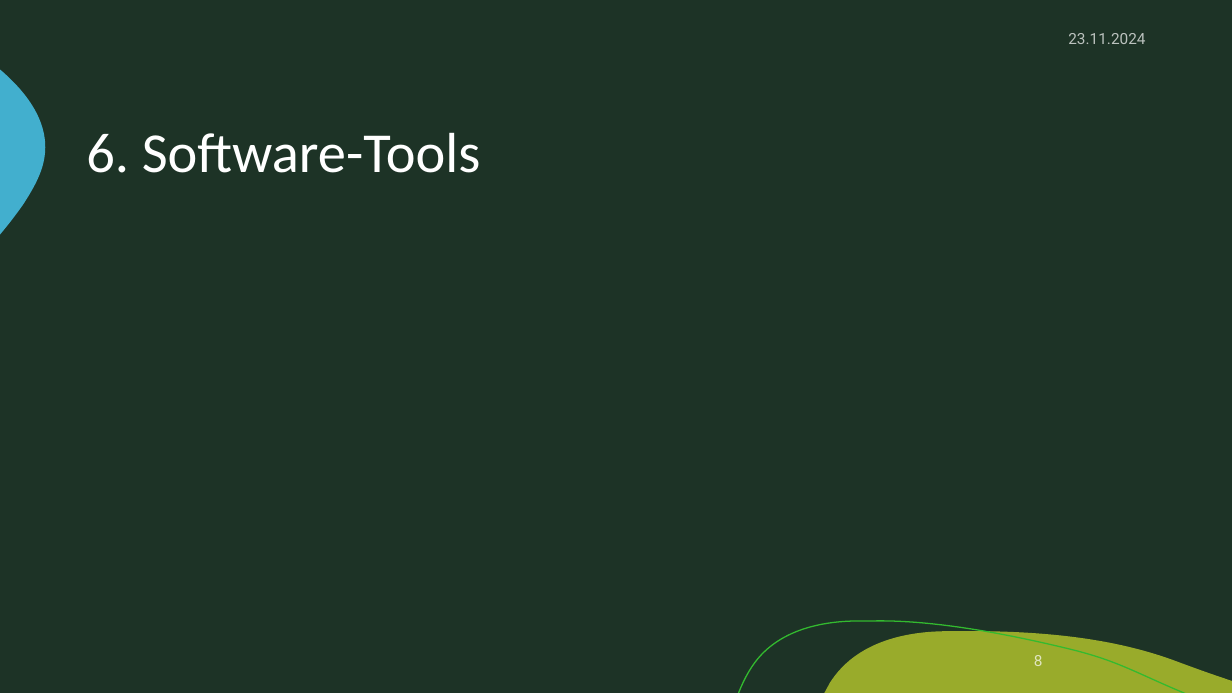
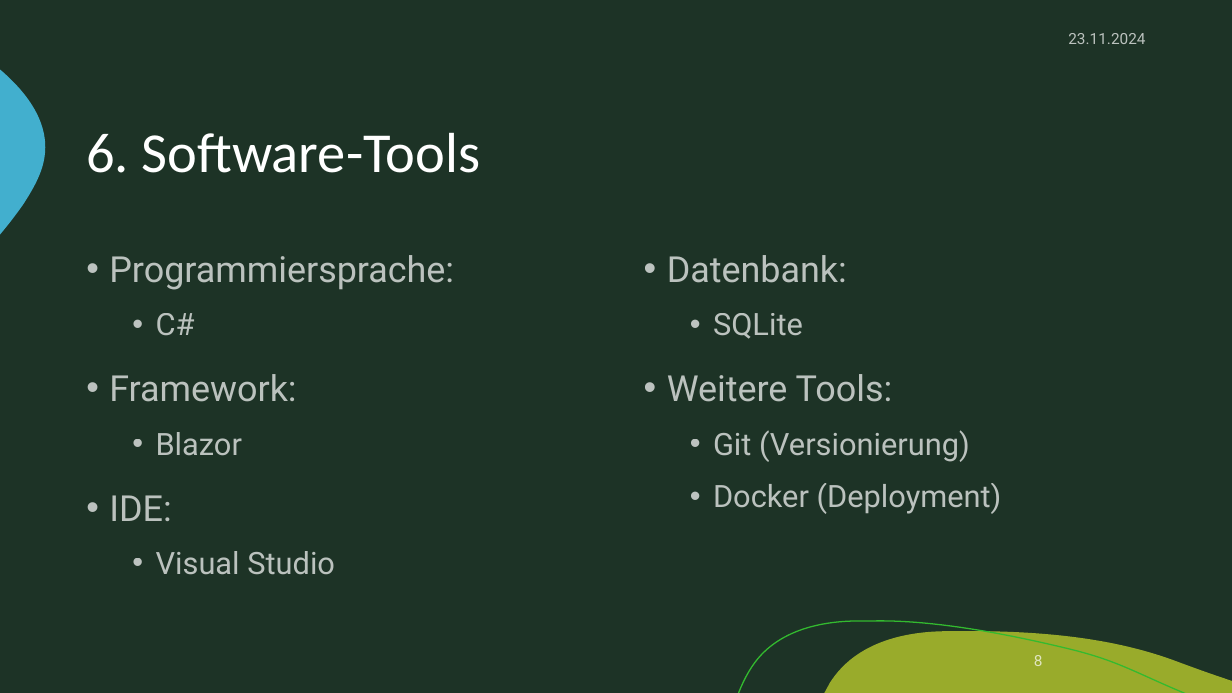
Before and after one commit to zIExpantion/ZumGelbenBach, a slide deck: slide 8 of Dokumente/Sprint-Backlog/Sprint-Backlog1.pptx. Drawn at 1232x693 pixels with LibreOffice and Linux fonts; fonts in the diff are those of the drawing; background and template pictures are left out. Boxes give left, top, right and bottom in pixels: in the first picture for what was removed or moved away, otherwise in the second. Text is boxed around its words. In the diff, an @@ line names an element or a change of style, - is before the commit and + after.

```diff
--- a/Dokumente/Sprint-Backlog/Sprint-Backlog1.pptx
+++ b/Dokumente/Sprint-Backlog/Sprint-Backlog1.pptx
@@ text added at bbox=[109, 255, 454, 575], 28 pt, text #FFFFFF at 70% opacity @@
+• Programmiersprache:
+  • C#
+• Framework:
+  • Blazor
+• IDE:
+  • Visual Studio
@@ text added at bbox=[667, 255, 1002, 514], 24 pt, text #FFFFFF at 70% opacity @@
+• Datenbank:
+  • SQLite
+• Weitere Tools:
+  • Git (Versionierung)
+  • Docker (Deployment)
```
Also in this commit, not shown: 1 other slide changed.
